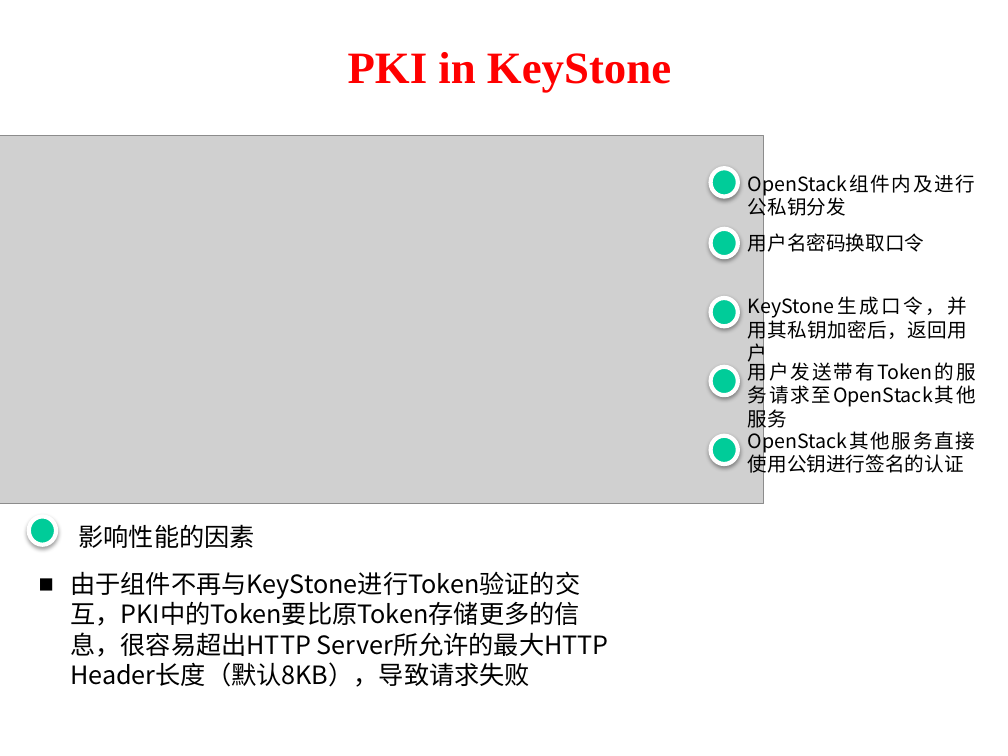
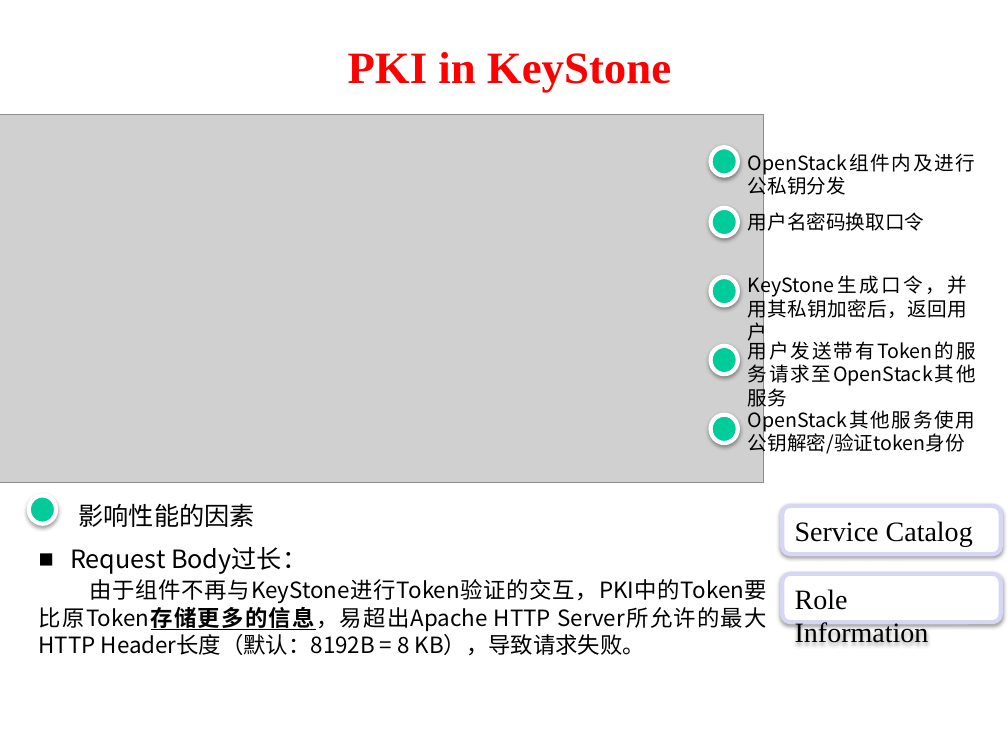
Before and after one commit to kebreathing/E-Learning, a slide deck: slide 6 of 组会/keystone-Token与Fernet.pptx (slide 7 before the commit). Drawn at 1008x756 pixels with LibreOffice and Linux fonts; fonts in the diff are those of the drawing; grey boxes stand for pictures; background and template pictures are left out. Boxes give left, top, right and bottom in pixels: in the first picture for what was removed or moved away, otherwise in the second. Text is boxed around its words. In the diff, an @@ line names an element or a change of style, - is before the commit and + after.

```diff
--- a/组会/keystone-Token与Fernet.pptx
+++ b/组会/keystone-Token与Fernet.pptx
@@ 6 ellipses, 5 texts, 1 picture: place and size @@
-6 ellipses, 5 texts, 1 picture at box(0, 136, 986, 548)
+6 ellipses, 5 texts, 1 picture at box(0, 115, 986, 527)
@@ text at box(748, 430, 965, 456): text changed @@
-OpenStack其他服务直接使用公钥进行签名的认证
+OpenStack其他服务使用公钥解密/验证token身份
@@ rounded rectangle added at box(782, 506, 1001, 554), fill #FFFFFF, outline #D6D6F5 3 pt, 20 pt, text #000000 @@
+Service Catalog
@@ text at box(39, 547, 767, 656): text changed; size 18 to 16 pt @@
-■ 由于组件不再与KeyStone进行Token验证的交互，PKI中的Token要比原Token存储更多的信息，很容易超出HTTP Server所允许的最大HTTP Header长度（默认8KB），导致请求失败
+■ Request Body过长：
+由于组件不再与KeyStone进行Token验证的交互，PKI中的Token要比原Token存储更多的信息，易超出Apache HTTP Server所允许的最大HTTP Header长度（默认：8192B = 8 KB），导致请求失败。
@@ rounded rectangle added at box(782, 574, 1001, 622), fill #FFFFFF, outline #D6D6F5 3 pt, 20 pt, text #000000 @@
+Role Information
```
Also in this commit, not shown: 12 other slides changed, 1 slide removed, 2 other files.
